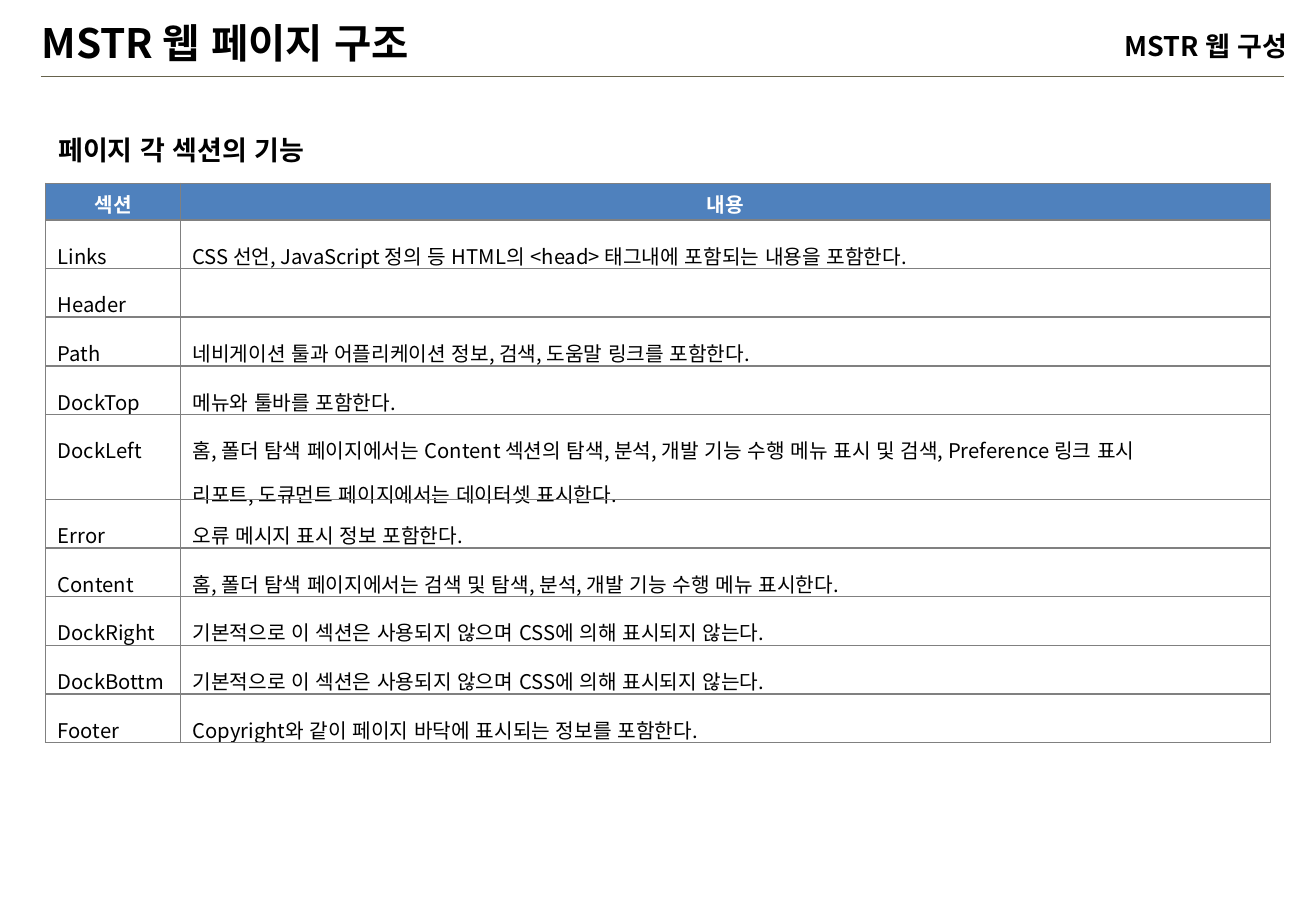
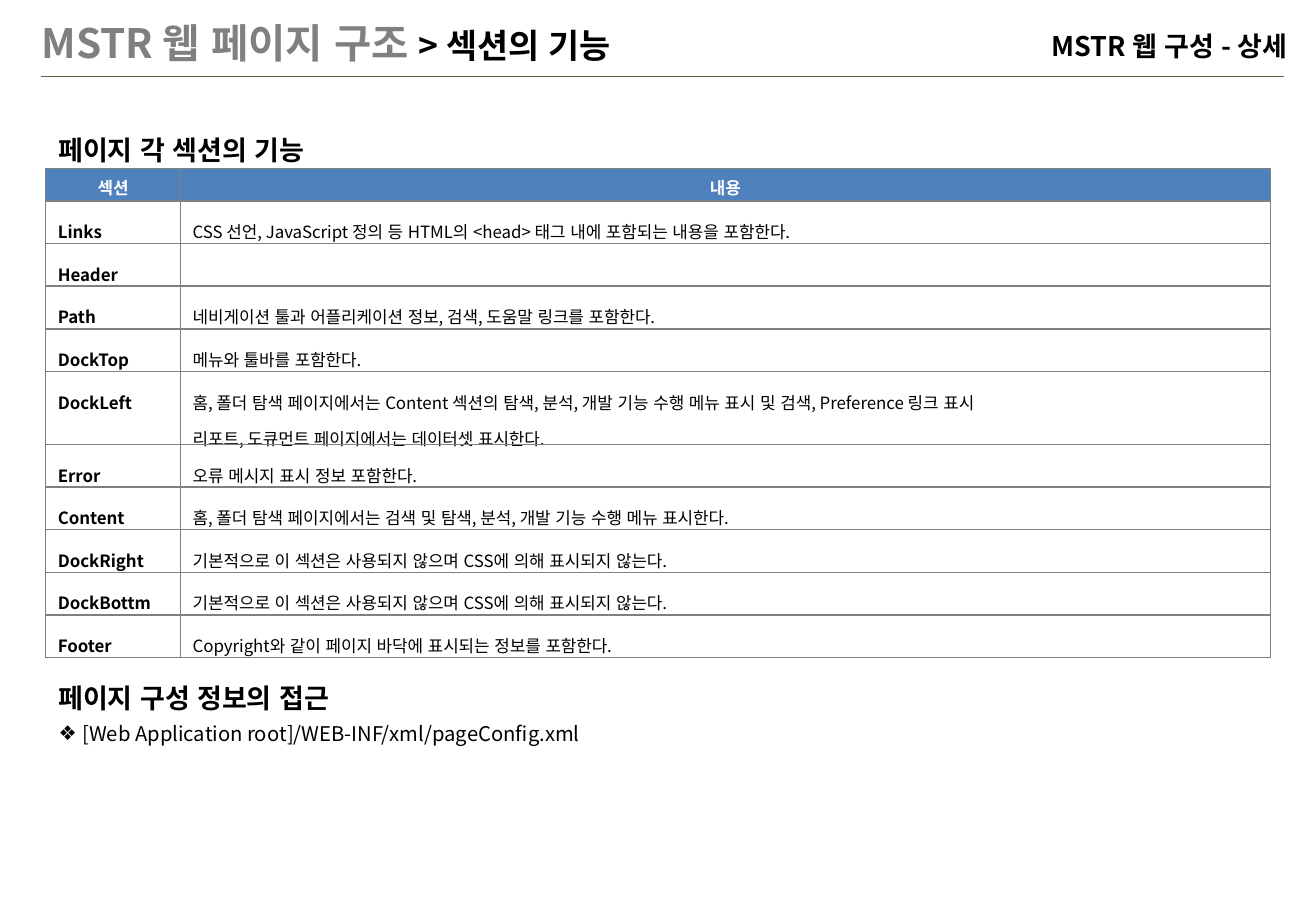
Before and after one commit to iused5/document, a slide deck: slide 28 of MSTR 웹교육/MSTR-웹.pptx (slide 21 before the commit). Drawn at 1316x911 pixels with LibreOffice and Linux fonts; fonts in the diff are those of the drawing; background and template pictures are left out. Boxes give left, top, right and bottom in pixels: in the first picture for what was removed or moved away, otherwise in the second. Text is boxed around its words. In the diff, an @@ line names an element or a change of style, - is before the commit and + after.

```diff
--- a/MSTR 웹교육/MSTR-웹.pptx
+++ b/MSTR 웹교육/MSTR-웹.pptx
@@ title at box(42, 24, 611, 62): text changed; text colour #000000 to #808080 @@
-MSTR 웹 페이지 구조
+MSTR 웹 페이지 구조 > 섹션의 기능
@@ text at box(1052, 33, 1288, 59): text changed @@
-MSTR 웹 구성
+MSTR 웹 구성 - 상세
@@ table at box(46, 169, 1271, 661) @@
-row 2, column 2: CSS 선언, JavaScript 정의 등 HTML의 <head> 태그내에 포함되는 내용을 포함한다.
+row 2, column 2: CSS 선언, JavaScript 정의 등 HTML의 <head> 태그 내에 포함되는 내용을 포함한다.
@@ size 12 to 10 pt in "섹션", "내용", "Links", "Header" and 17 more places @@
@@ bold on in "Links", "Header", "Path", "DockTop" and 6 more places @@
@@ table: place and size @@
-table at box(46, 183, 1271, 747)
+table at box(46, 169, 1271, 661)
@@ text at box(59, 685, 579, 746): paragraphs added @@
+페이지 구성 정보의 접근
+❖ [Web Application root]/WEB-INF/xml/pageConfig.xml
```
Also in this commit, not shown: 25 other slides changed, 13 slides added, 1 slide removed, 1 other file.
